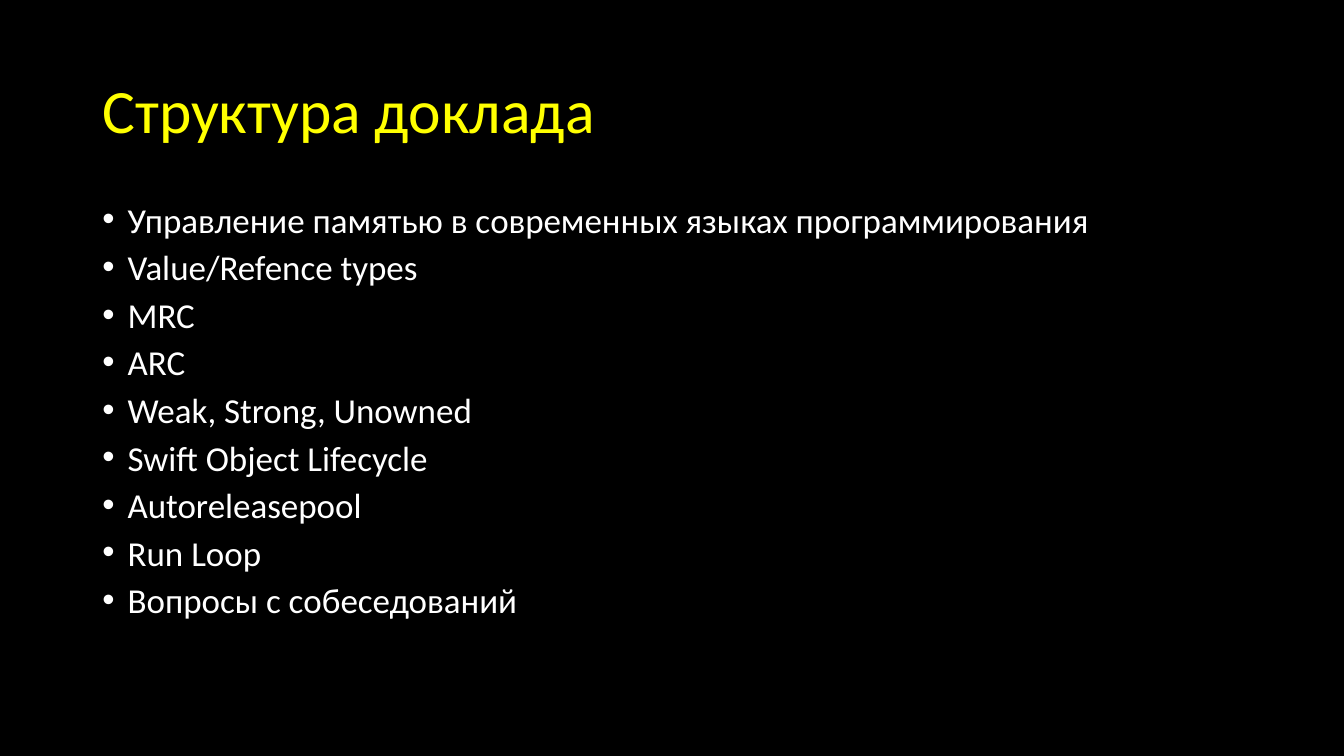
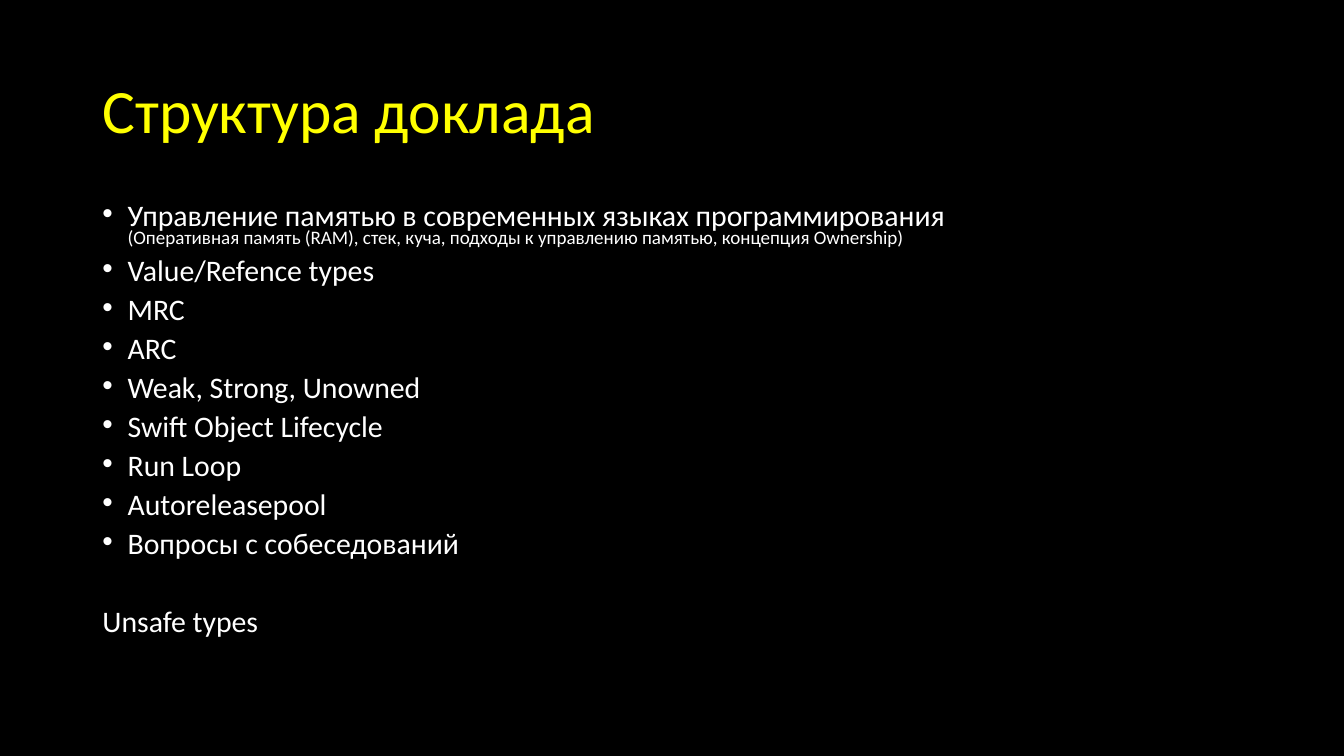
Before and after one commit to abrosov-sergey/HSE-iOS-KpV-2nd, a slide deck: slide 2 of 1st-presentation/Abrosov-1st-presentation.pptx. Drawn at 1344x756 pixels with LibreOffice and Linux fonts; fonts in the diff are those of the drawing. Boxes give left, top, right and bottom in pixels: in the first picture for what was removed or moved away, otherwise in the second. Text is boxed around its words. In the diff, an @@ line names an element or a change of style, - is before the commit and + after.

```diff
--- a/1st-presentation/Abrosov-1st-presentation.pptx
+++ b/1st-presentation/Abrosov-1st-presentation.pptx
@@ text at bbox=[128, 207, 945, 247]: text changed; size 25 to 13.6 pt @@
-• Управление памятью в современных языках программирования
+• Управление памятью в современных языках программирования
+  (Оперативная память (RAM), стек, куча, подходы к управлению памятью, концепция Ownership)
@@ text at bbox=[128, 260, 459, 559]: size 25 to 21.2 pt in "Value/Refence types", "MRC", "ARC", "Weak, Strong, Unowned" and 3 more places; line spacing 0.8 to 0.7 @@
@@ text at bbox=[128, 457, 241, 481]: paragraph added @@
+• Run Loop
@@ text at bbox=[128, 543, 261, 572]: paragraph removed @@
-• Run Loop
@@ text at bbox=[102, 611, 258, 637]: paragraph added @@
+Unsafe types
```
Also in this commit, not shown: 1 other slide changed, 8 slides added.
